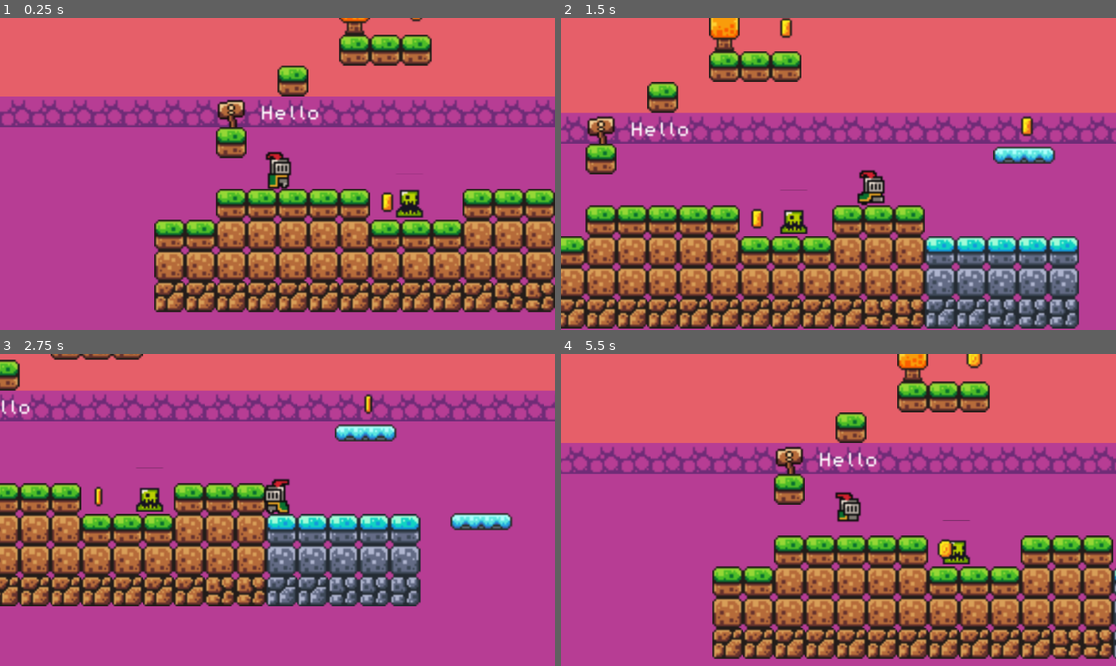
Above: before the commit, frames 1-4 (two rows, left to right).
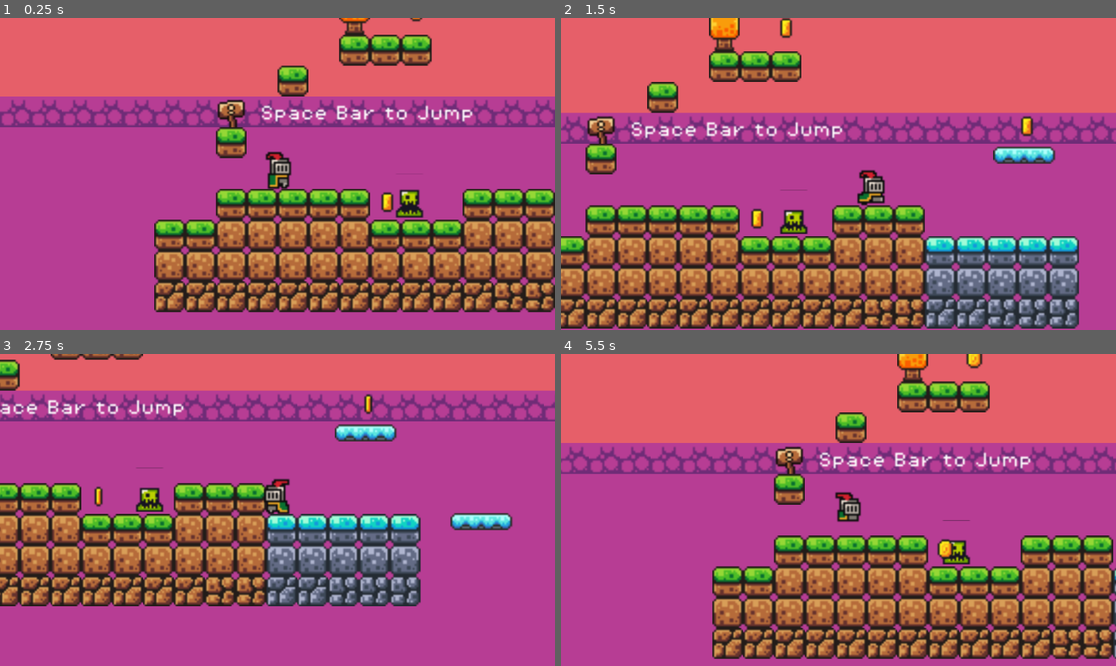
Above: after the commit, the same moments.

Repository: SamanAshoori/GoDotBeginner
Game: Godot game, scene res://scenes/game.tscn
The game is run twice, just before and just after one commit, with the same random seed, the same clock (stepped at 60 frames per second) and the same inputs.
Inputs (mouse positions are in pixels of both pictures, inside the frame that each line leads up to):
- Up to frame 1 (0.25 s): no input
- Up to frame 2 (1.5 s): tap Enter at 0.5, 1.25 s; move the mouse to (960, 158) at 0.52 s; hold D (move_right) from 0.53 s (still down); click (960, 158) at 0.6 s; tap Space (jump) at 0.77 s; move the mouse to (727, 189) at 1.27 s; click (727, 189) at 1.35 s
- Up to frame 3 (2.75 s): tap Space (jump) at 1.52 s; tap Enter at 2 s; move the mouse to (333, 441) at 2.02 s; release D (move_right) at 2.03 s; hold A (move_left) from 2.03 s (still down); click (333, 441) at 2.1 s
- Up to frame 4 (5.5 s): tap Enter at 2.75, 3.5, 4.25 s; move the mouse to (810, 572) at 2.77 s; release A (move_left) at 2.78 s; hold D (move_right) 2.78-4.28 s; click (810, 572) at 2.85 s; tap Space (jump) at 3.02, 3.77, 4.52 s; move the mouse to (1005, 556) at 3.52 s; click (1005, 556) at 3.6 s; move the mouse to (672, 463) at 4.27 s; hold A (move_left) 4.28-5.03 s; click (672, 463) at 4.35 s; move the mouse to (866, 510) at 5.02 s; hold D (move_right) from 5.03 s (still down); click (866, 510) at 5.1 s

The runs differ from the first frame. In frame 1, 0.7% of the frame differs, in the area x 47-86%, y 27-34%; in frame 2, 0.7%, in the area x 12-51%, y 33-39%; in frame 3, 0.7%; in frame 4, 0.7%.

Commit message:
Added an End Scene

Diff:
--- a/scenes/game.tscn
+++ b/scenes/game.tscn
@@ -278,7 +278,7 @@
 layer_0/name = "Background"
 layer_0/tile_data = PackedInt32Array(262136, 131072, 13, 262137, 131072, 13, 262138, 131072, 13, 262139, 131072, 13, 26 …(53900 unchanged characters)…
 layer_1/name = "Mid"
-layer_1/tile_data = PackedInt32Array(65538, 0, 0, 65537, 0,  …(3101 unchanged characters)… , 131135, 262144, 1, 196671, 262144, 1, -393163, 524288, 1, -393162, 524288, 1, -393161, 524288, 1, -393160, 524288, 1, -393159, 524288, 1, -393158, 524288, 1)
+layer_1/tile_data = PackedInt32Array(65538, 0, 0, 65537, 0,  …(3101 unchanged characters)… , 131135, 262144, 1, 196671, 262144, 1, 65600, 262144, 0, 65601, 262144, 0, 65602, 262144, 0, 131136, 262144, 1, 196672, 262144, 1, 131137, 262144, 1, 196673, 262144, 1, 131138, 262144, 1, 196674, 262144, 1, 65610, 458752, 0, 65611, 458752, 0, 65612, 458752, 0, 65613, 458752, 0, 65614, 458752, 0, 65615, 458752, 0, 65616, 458752, 0, 65617, 458752, 0, 65618, 458752, 0, 65619, 458752, 0, 131146, 393216, 2, 196682, 393216, 2, 131147, 393216, 2, 196683, 393216, 2, 131148, 393216, 2, 196684, 393216, 2, 131149, 393216, 2, 196685, 393216, 2, 131150, 393216, 2, 196686, 393216, 2, 131151, 393216, 2, 196687, 393216, 2, 131152, 393216, 2, 196688, 393216, 2, 131153, 393216, 2, 196689, 393216, 2, 131154, 393216, 2, 196690, 393216, 2, 131155, 393216, 2, 196691, 393216, 2, -327626, 393216, 1, -327625, 393216, 1, -327610, 393216, 1, -327609, 393216, 1, -327611, 393216, 1)
 
 [node name="Platform2" parent="." instance=ExtResource("2_lnu2h")]
 position = Vector2(341, 71)
@@ -300,4 +300,22 @@
 offset_bottom = 77.0
 theme_override_fonts/font = ExtResource("7_u5sy4")
 theme_override_font_sizes/font_size = 8
-text = "Hello"
+text = "Space Bar to Jump"
+
+[node name="Label2" type="Label" parent="."]
+offset_left = 970.0
+offset_top = 66.0
+offset_right = 1099.0
+offset_bottom = 89.0
+theme_override_fonts/font = ExtResource("7_u5sy4")
+theme_override_font_sizes/font_size = 8
+text = "Left Click to Grapple"
+
+[node name="Label3" type="Label" parent="."]
+offset_left = 1339.0
+offset_top = 77.0
+offset_right = 1468.0
+offset_bottom = 100.0
+theme_override_fonts/font = ExtResource("7_u5sy4")
+theme_override_font_sizes/font_size = 8
+text = "You Beat the Game!!"
